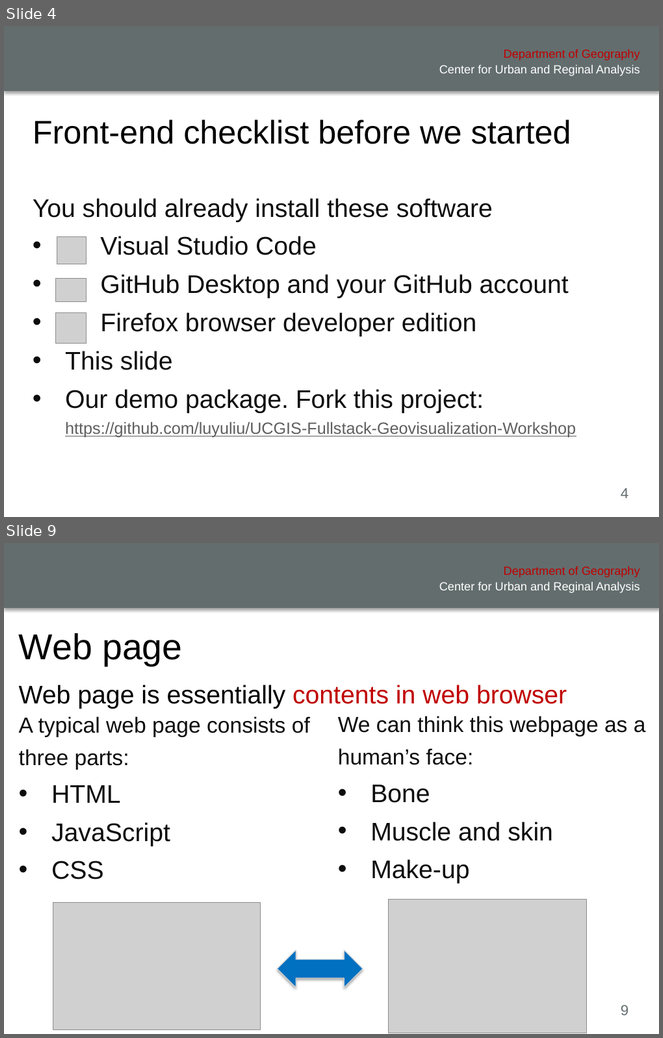
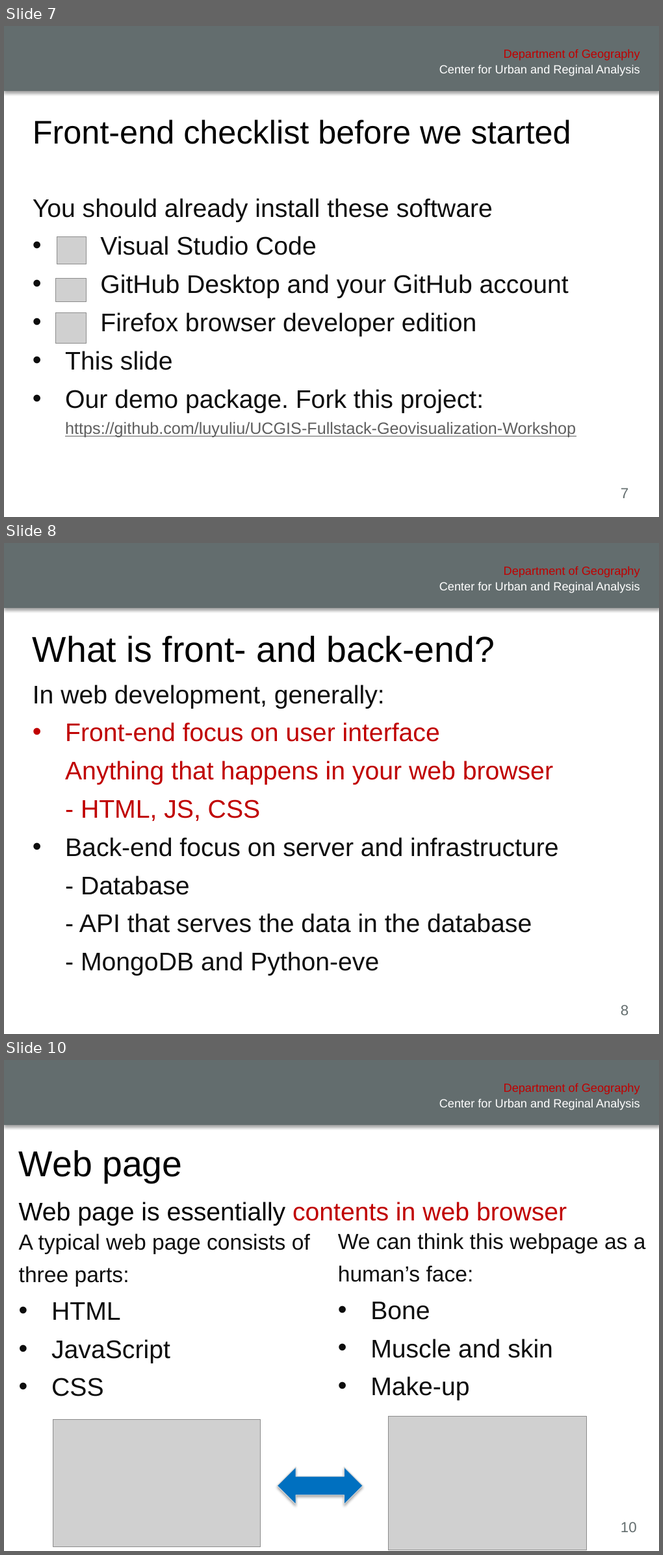
Before and after one commit to xiaohuiliugis/UCGIS-Fullstack-Geovisualization-Workshop, a slide deck: doc/presentation.pptx. Shown one above the other, each under a label of ours: slides 4 and 9 before the commit, slides 7, 8 and 10 after it; the slides between them are not shown. The pictures are 663x1038 and 663x1555 pixels, drawn with LibreOffice and Linux fonts; fonts in the diff are those of the drawing; grey boxes stand for pictures; background and template pictures are left out. Boxes give left, top, right and bottom in pixels: in the first picture for what was removed or moved away, otherwise in the second. Text is boxed around its words. In the diff, an @@ line names an element or a change of style, - is before the commit and + after.

```diff
--- a/doc/presentation.pptx
+++ b/doc/presentation.pptx
@@ slide 8 added at [4, 543, 659, 1034], background #FFFFFF; not listed: 4 template elements that a slide beside it also shows @@
@@ title added at [33, 635, 495, 663], 39.6 pt, text #000000 @@
+What is front- and back-end?
@@ text added at [26, 668, 638, 984], outline #FFFFFF 0.75 pt, 28 pt, text #0D0D0D @@
+In web development, generally:
+• Front-end focus on user interface
+Anything that happens in your web browser
+- HTML, JS, CSS
+• Back-end focus on server and infrastructure
+- Database
+- API that serves the data in the database
+- MongoDB and Python-eve
@@ what was slide 4 is now slide 7 @@
@@ page number at [621, 488, 629, 499]: text changed @@
-4
+7
@@ what was slide 9 is now slide 10 @@
@@ page number at [621, 1522, 637, 1533]: text changed @@
-9
+10
```
Also in this commit, not shown: 5 slides changed, 30 other slides added, 1 slide removed, 5 other files.
